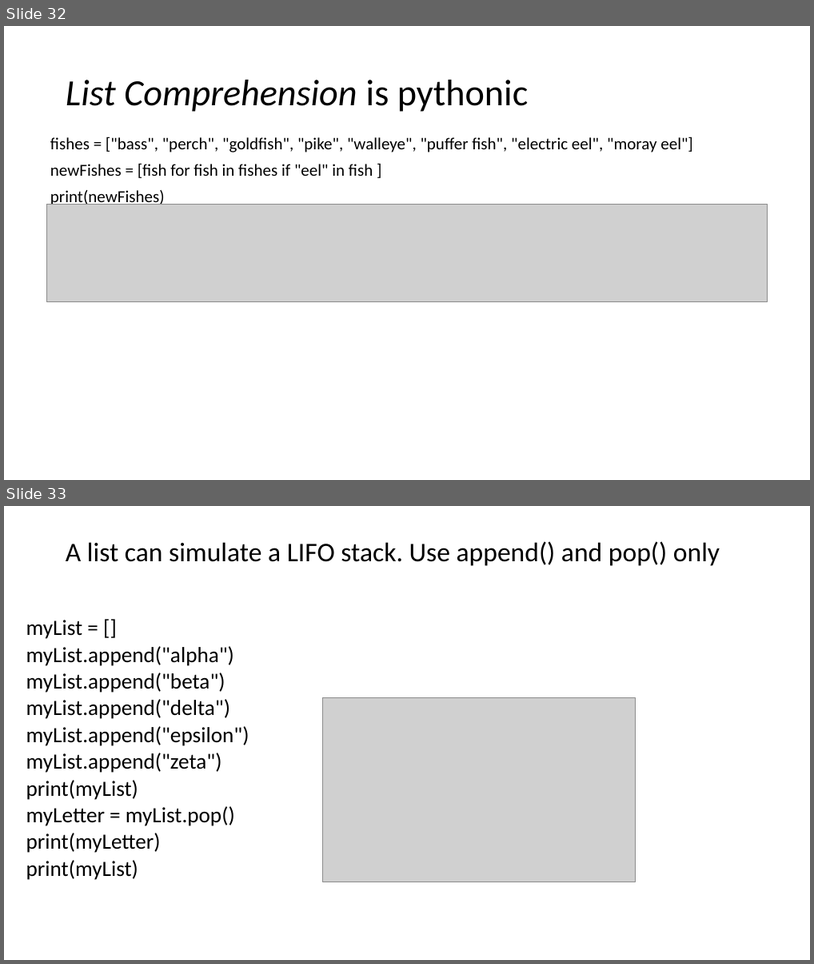
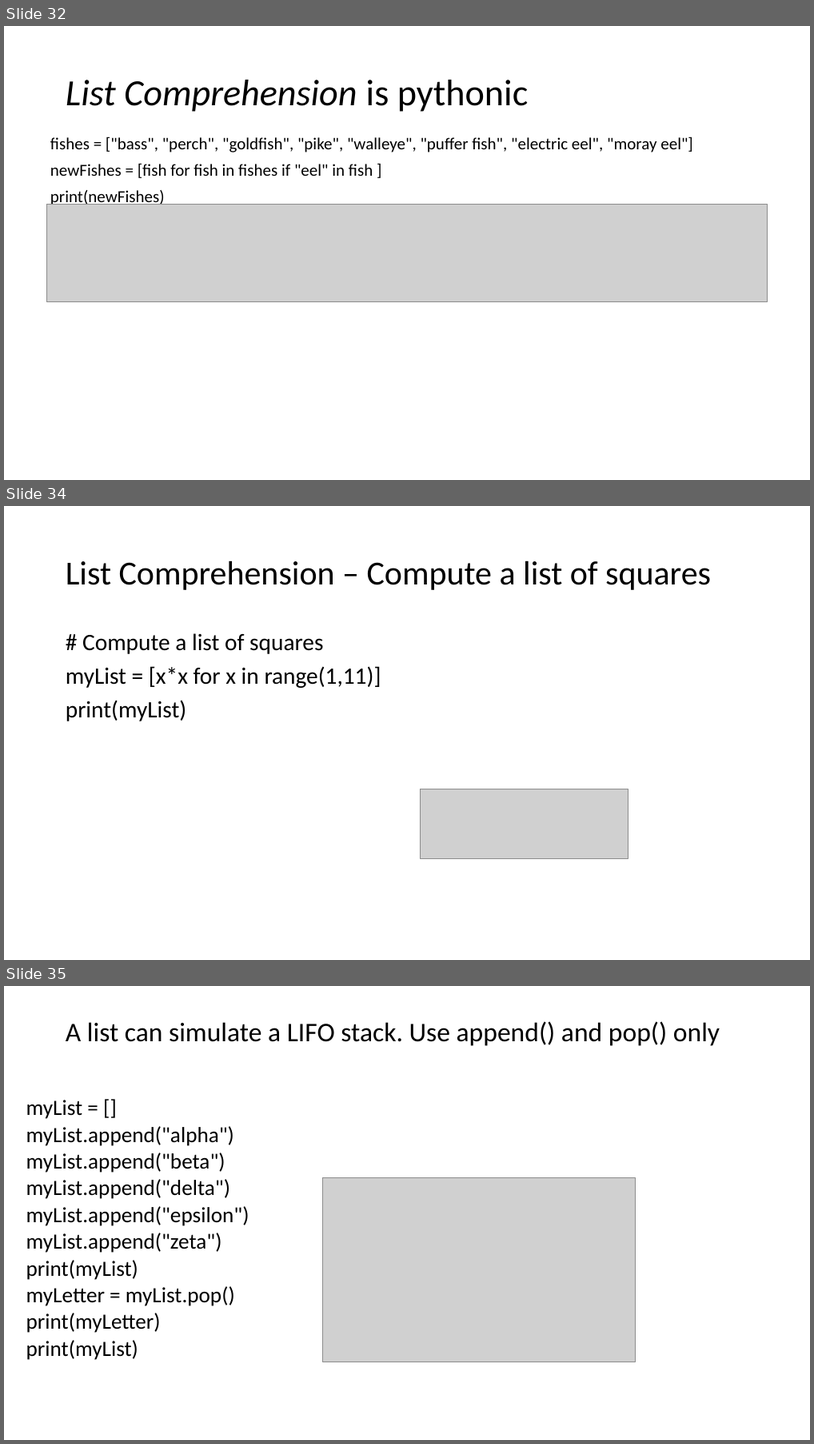
Before and after one commit to nicomp42/CCSCMidwest2021Tutorial, a slide deck: CCSC-MW Fall 2021.pptx. Shown one above the other, each under a label of ours: slides 32 and 33 before the commit, slides 32, 34 and 35 after it; the slides between them are not shown. The pictures are 814x964 and 814x1444 pixels, drawn with LibreOffice and Linux fonts; fonts in the diff are those of the drawing; grey boxes stand for pictures. Boxes give left, top, right and bottom in pixels: in the first picture for what was removed or moved away, otherwise in the second. Text is boxed around its words. In the diff, an @@ line names an element or a change of style, - is before the commit and + after.

```diff
--- a/CCSC-MW Fall 2021.pptx
+++ b/CCSC-MW Fall 2021.pptx
@@ slide 34 added at (4,506,810,960), background #FFFFFF @@
@@ title added at (66,561,711,590), 40 pt, text #000000 @@
+List Comprehension – Compute a list of squares
@@ text added at (66,633,382,721), 28 pt, text #000000 @@
+# Compute a list of squares
+myList = [x*x for x in range(1,11)]
+print(myList)
@@ picture added at (420,789,629,859) @@
@@ what was slide 33 is now slide 35 @@
```
Also in this commit, not shown: 6 slides changed, 2 other slides added, 1 other file.
